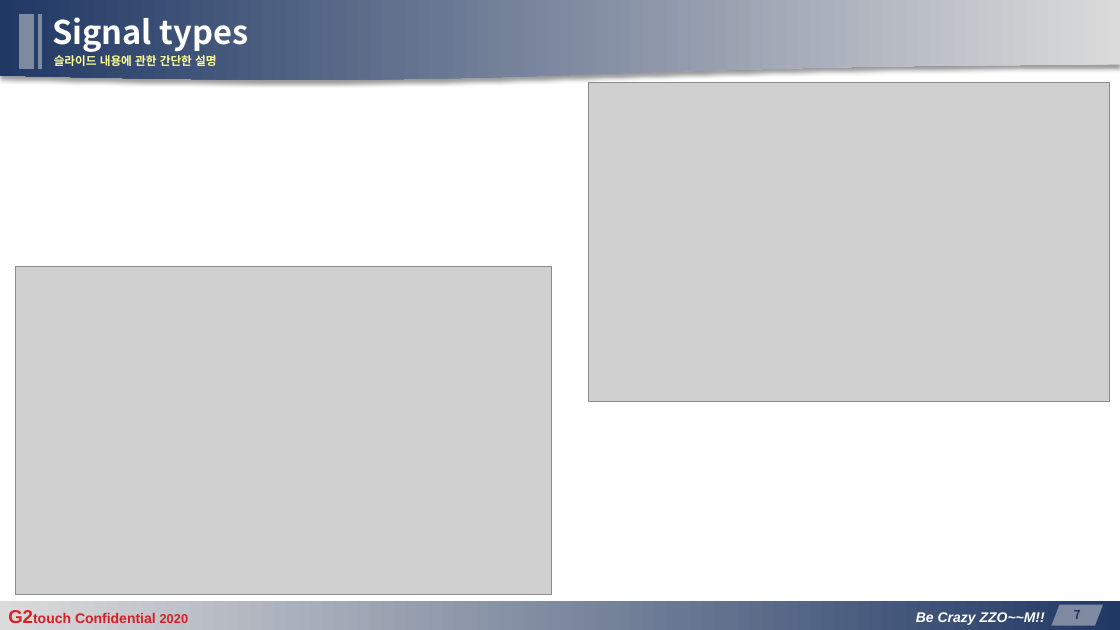
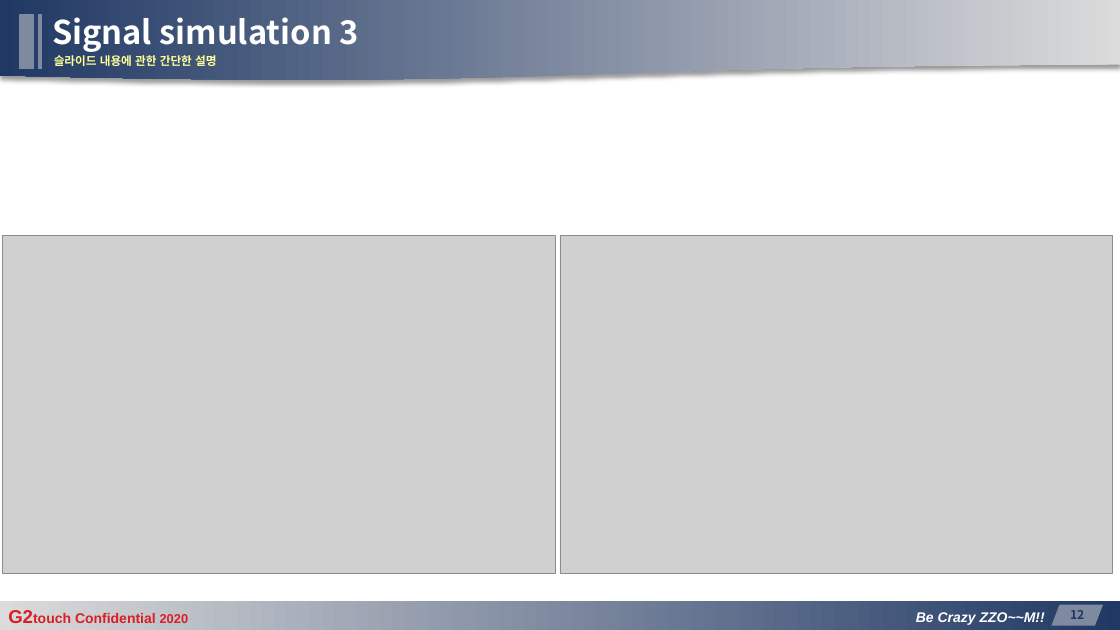
Before and after one commit to manhduc1811/MPP-signal-simulation-and-detection, a slide deck: slide 12 of G2touch_D2center_mducng_MPPv20_AFE-IC_DetectingPart_v03.pptx (slide 7 before the commit). Drawn at 1120x630 pixels with LibreOffice and Linux fonts; fonts in the diff are those of the drawing; grey boxes stand for pictures; background and template pictures are left out. Boxes give left, top, right and bottom in pixels: in the first picture for what was removed or moved away, otherwise in the second. Text is boxed around its words. In the diff, an @@ line names an element or a change of style, - is before the commit and + after.

```diff
--- a/G2touch_D2center_mducng_MPPv20_AFE-IC_DetectingPart_v03.pptx
+++ b/G2touch_D2center_mducng_MPPv20_AFE-IC_DetectingPart_v03.pptx
@@ title at bbox=[52, 17, 358, 52]: text changed @@
-Signal types
+Signal simulation 3
@@ picture: place and size @@
-picture at bbox=[15, 266, 552, 595]
+picture at bbox=[3, 236, 555, 575]
@@ picture: place and size @@
-picture at bbox=[588, 82, 1109, 402]
+picture at bbox=[560, 236, 1113, 575]
@@ page number at bbox=[1070, 610, 1084, 619]: text changed @@
-7
+12
```
Also in this commit, not shown: 14 other slides changed, 8 slides added.
